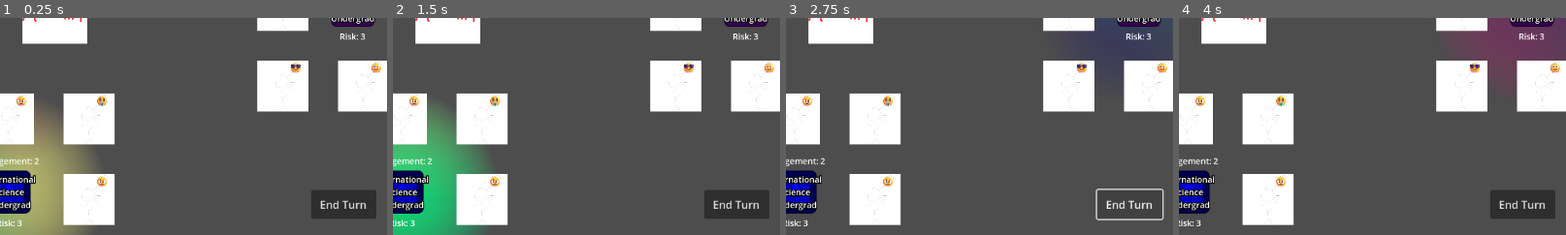
Above: before the commit, frames 1-4 (left to right).
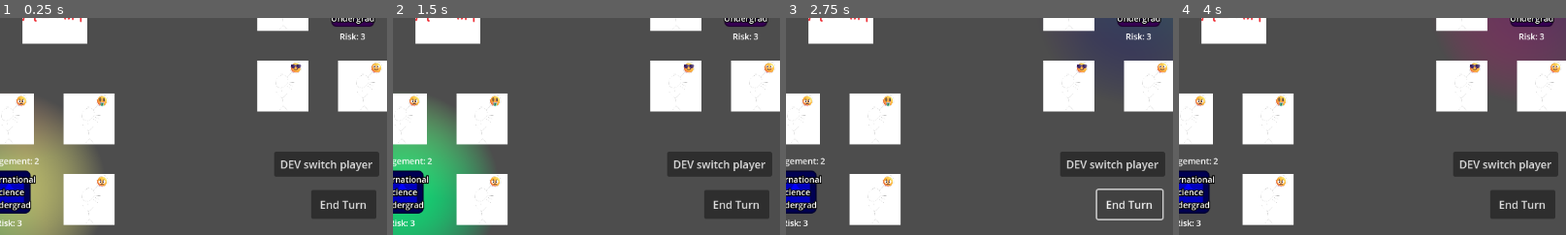
Above: after the commit, the same moments.

Repository: AX-I/Union-Battle
Game: Godot game, scene res://Scenes/strike_scene.tscn
The game is run twice, just before and just after one commit, with the same random seed, the same clock (stepped at 60 frames per second) and the same inputs. This scene is started directly instead of the project's main scene. The engine's default icon, where the game draws it, is replaced by a stand-in: a white triangle on a blue panel in a dark square.
Inputs (mouse positions are % of the whole screen's width and height, from its top left):
- Up to frame 1 (0.25 s): no input
- Up to frame 2 (1.5 s): click (45, 48) at 0.5 s; click (57, 49) at 1.25 s
- Up to frame 3 (2.75 s): click "End Turn" at 2 s
- Up to frame 4 (4 s): click (45, 48) at 2.75 s; click (57, 49) at 3.5 s
The pictures show only the part of the screen within x 49-99%, y 50-100%; the shares and areas given below are measured in that part.

The runs differ from the first frame. In frame 1, 3.0% of the frame differs, in the area x 70-98%, y 61-74%; in frame 2, 3.0%; in frame 3, 3.0%; in frame 4, 3.0%.

Commit message:
DEV switch players button

Diff:
--- a/union-battle/Scenes/strike_scene.tscn
+++ b/union-battle/Scenes/strike_scene.tscn
@@ -313,6 +313,13 @@
 scale = Vector2(2.3164063, 2.3164063)
 texture = ExtResource("1_x2neb")
 
+[node name="DevSwitch" type="Button" parent="."]
+offset_left = 977.0
+offset_top = 524.0
+offset_right = 1133.0
+offset_bottom = 561.0
+text = "DEV switch player"
+
 [connection signal="end_turn" from="Player1" to="." method="_on_end_turn"]
 [connection signal="end_turn" from="Player2" to="." method="_on_end_turn"]
 [connection signal="end_turn" from="Player3" to="." method="_on_end_turn"]
@@ -320,3 +327,4 @@
 [connection signal="button_down" from="UnionDeck" to="." method="draw_card" binds= [true]]
 [connection signal="button_down" from="AdminDeck" to="." method="draw_card" binds= [false]]
 [connection signal="pressed" from="EndTurn" to="." method="_on_end_turn"]
+[connection signal="pressed" from="DevSwitch" to="." method="_on_dev_switch_player_pressed"]
--- a/union-battle/Scripts/strike_scene_scripts/strike_scene.gd
+++ b/union-battle/Scripts/strike_scene_scripts/strike_scene.gd
@@ -358,3 +358,10 @@
 				total_engagement -= player.get_engagement()
 		Globals.PLAYERS[Globals.curr_turn].adjust_money(total_engagement)
 		draw_card(false)
+
+
+func _on_dev_switch_player_pressed() -> void:
+	Globals.MY_ID += 1
+	if Globals.MY_ID == Globals.PLAYER_COUNT:
+		Globals.MY_ID = 0
+	setupIndicators()
